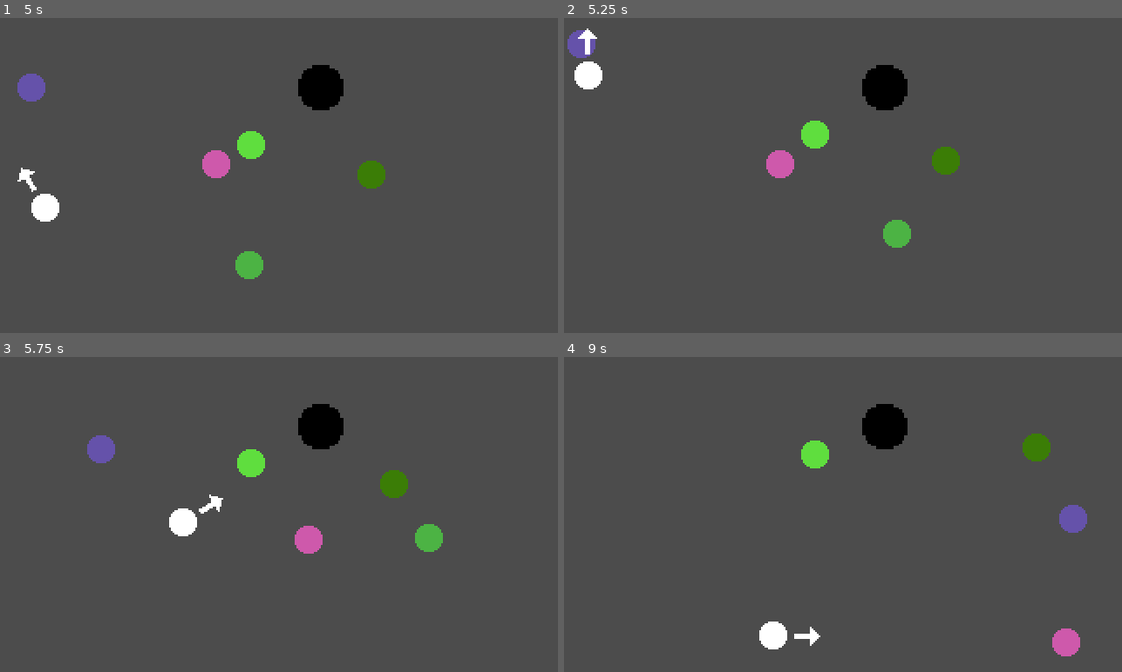
Above: before the commit, frames 1-4 (two rows, left to right).
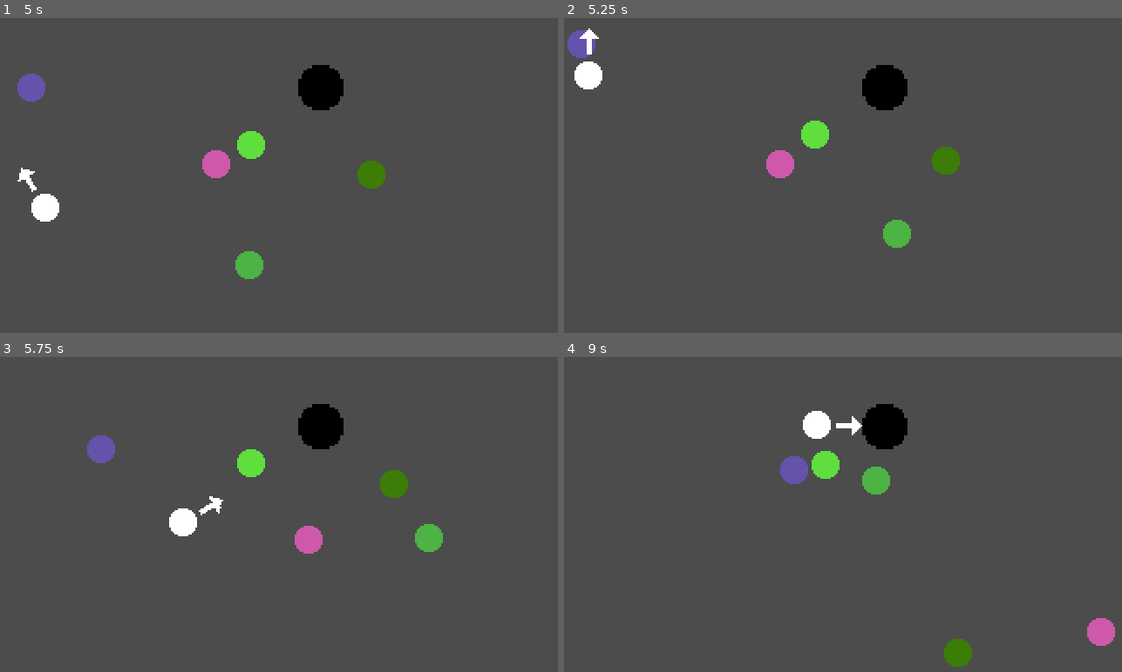
Above: after the commit, the same moments.

Repository: POtOSoftware/Play-With-Balls
Game: Godot game, scene res://Games/MiniBilliards/MiniBilliards.tscn
Same seed, same stepped clock (60 frames per second), same inputs: the game is played once before the commit and once after it.
Inputs:
- Up to frame 1 (5 s): tap Space (action_button) every 0.75 s from 0.6 to 4.35 s
- Up to frame 2 (5.25 s): tap Space (action_button) at 5.1 s
- Up to frame 3 (5.75 s): no input
- Up to frame 4 (9 s): tap Space (action_button) every 0.75 s from 5.85 to 8.85 s

Frame 1 is identical in both runs. In frame 2, less than 0.1% of the frame differs, in the area x 2-7%, y 3-12%; in frame 3, less than 0.1%; in frame 4, 3.9%, in the area x 35-99%, y 17-99%.

Commit message:
add score counting, shrink hole collision

Diff:
--- a/Assets/Hole/Hole.gd
+++ b/Assets/Hole/Hole.gd
@@ -7,6 +7,7 @@
 			body.queue_free()
 		elif body.ball_type == GameManager.ball_types.OBJECT_BALL:
 			print("bwaaaaah :3")
+			GameManager.score += 1
 			body.queue_free()
 		else:
 			printerr("%s is not a valid ball type!" % body.name)
--- a/Assets/Hole/Hole.tscn
+++ b/Assets/Hole/Hole.tscn
@@ -4,7 +4,7 @@
 [ext_resource path="res://Assets/Hole/Hole.gd" type="Script" id=2]
 
 [sub_resource type="CircleShape2D" id=1]
-radius = 11.0454
+radius = 9.0
 
 [node name="Hole" type="Area2D"]
 script = ExtResource( 2 )
--- a/Global/GameManager.gd
+++ b/Global/GameManager.gd
@@ -1,3 +1,13 @@
 extends Node
 
 enum ball_types {CUE_BALL, OBJECT_BALL}
+
+var score: int = 0 setget _set_score
+
+signal score_updated
+signal game_over
+
+func _set_score(new_score):
+	score = new_score
+	print("Score: %d" % score)
+	emit_signal("score_updated")
